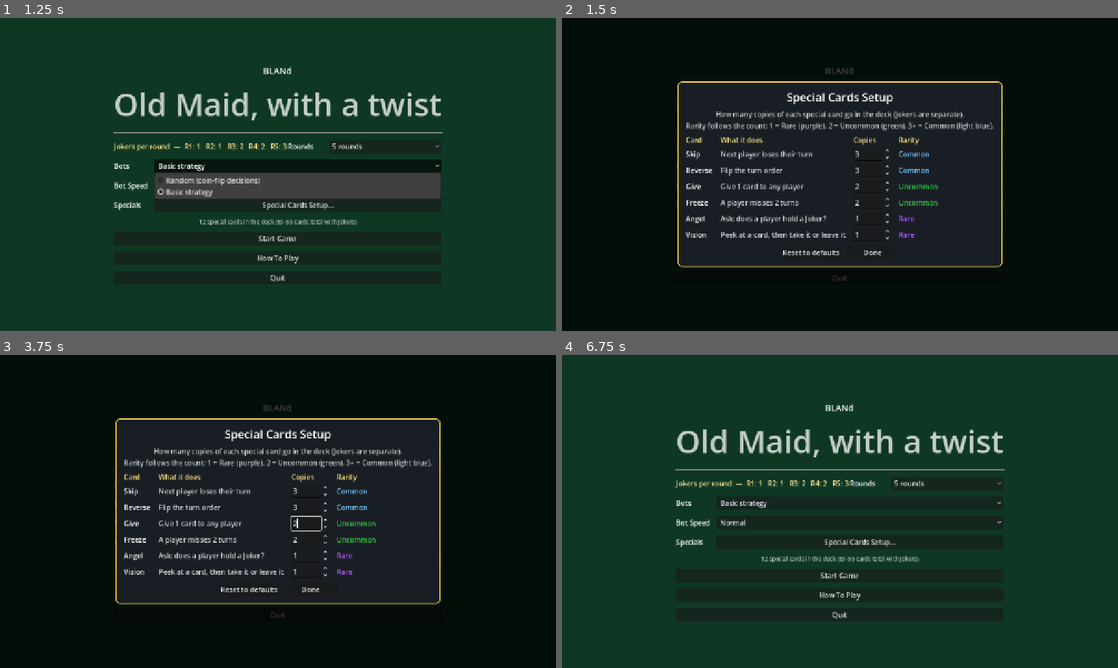
Above: before the commit, frames 1-4 (two rows, left to right).
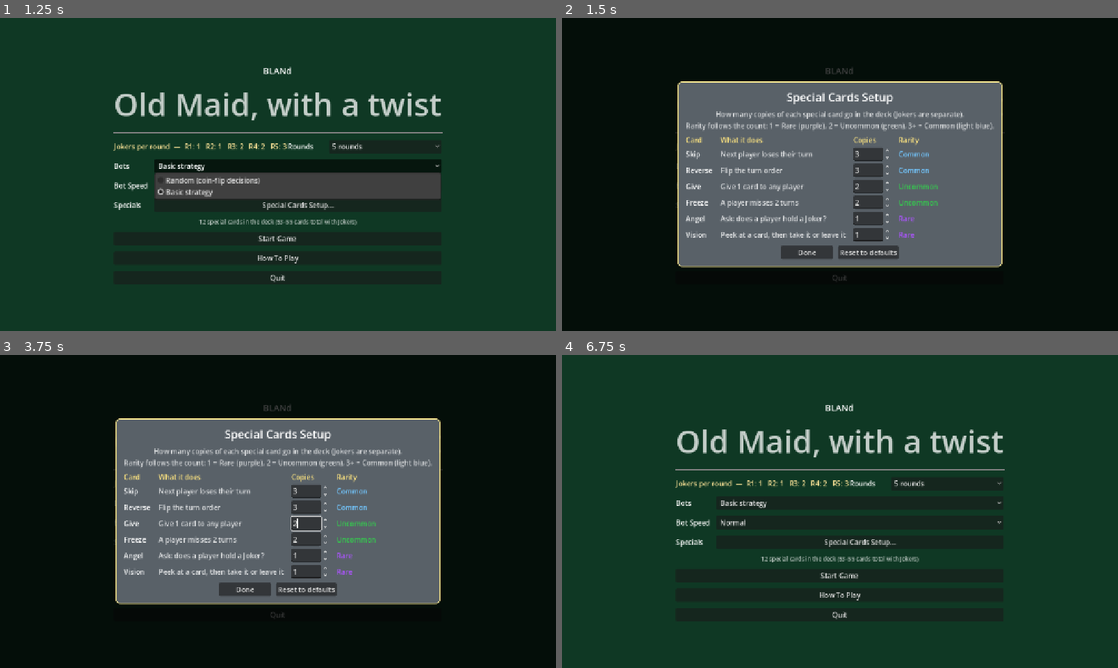
Above: after the commit, the same moments.

Repository: louibasmu/BLANd-
Game: Godot game, scene res://BaseGame/2. MainMenu/main_menu.tscn
The game is run twice, just before and just after one commit, with the same random seed, the same clock (stepped at 60 frames per second) and the same inputs.
Inputs:
- Up to frame 1 (1.25 s): click "Basic strategy" at 0.5 s
- Up to frame 2 (1.5 s): click "Special Cards Setup..." at 1.25 s
- Up to frame 3 (3.75 s): click "How To Play" at 2 s; click "Reset to defaults" at 2.75 s; click "Normal" at 3.5 s
- Up to frame 4 (6.75 s): click "Normal" at 4.25 s; click "Start Game" at 5 s; click "Start Game" at 5.75 s; click "Done" at 6.5 s

Frame 1 is identical in both runs. In frame 2, 34% of the frame differs, in the area x 20-80%, y 20-80%; in frame 3, 34%; in frame 4, nothing differs.

Commit message:
Halloween weekend node structure changes
Main_Menu.gd refactoring code and implementing the node structure for the UI

Diff:
--- a/game-dev-seminar/BaseGame/2. MainMenu/game_settings.gd
+++ b/game-dev-seminar/BaseGame/2. MainMenu/game_settings.gd
@@ -11,6 +11,7 @@
 
 # Number of rounds picked on the menu (clamped to MIN_ROUNDS..MAX_ROUNDS when a game is created).
 # --- Chosen on the main menu (static so they survive the scene change) ---
+static var pair_card_count: int = 40
 static var num_rounds: int = 5
 static var bot_style: int = BotStyle.BASIC
 # Delay table for the menu's bot-speed choice, in seconds, so the human can follow what the bots do.
--- a/game-dev-seminar/BaseGame/2. MainMenu/main_menu.gd
+++ b/game-dev-seminar/BaseGame/2. MainMenu/main_menu.gd
@@ -1,9 +1,8 @@
 extends Control
 ## Start menu: pick the number of rounds (3-7) and the bot style, then play.
 ##
-## The whole menu is built in code in _ready() (there are no child nodes in main_menu.tscn to
-## edit). The choices are saved into the static variables on GameSettings when "Start Game" is
-## pressed, because this scene is thrown away when the table scene loads.
+## The whole menu was built in code in _ready()
+##Asmus manually created them by node structure instead during week 7 and 8
 
 # Scene file to load when the player presses Start Game.
 const TABLE_SCENE := "res://BaseGame/5. CardTable/game_table.tscn"
@@ -15,141 +14,41 @@
 @onready var _speed_option: OptionButton = %SpeedOption
 @onready var _schedule_label: Label = %ScheduleLabel
 @onready var _specials_summary: Label = %SpecialsSummary
-@onready var _specials_btn: Button = %SpecialsButton
 @onready var _start_btn: Button = %StartButton
-@onready var _rules_btn: Button = %RulesButton
-@onready var _quit_btn: Button = %QuitButton
-var _rules_panel: Control
-var _specials_panel: Control
+@onready var _rules_panel: Control = %RulesPanel
+@onready var _rules_text: RichTextLabel = %RulesText
+@onready var _specials_panel: Control = %SpecialsPanel
+@onready var _specials_grid: GridContainer = %SpecialsGrid
 var _special_rows: Dictionary = {}   # special -> {spin, rarity}
 
 
-# Builds the main menu screen. Everything is created from code: a green background, a centred
-# column of controls (title, rounds, bot style, bot speed, specials button, Start / How to Play / Quit),
-# and two hidden pop-up panels (rules and special-card setup) that are shown on demand.
+# builds the main menu and assigns functionality to buttons and proper
+# round numbers along with special card customization
 func _ready() -> void:
-	# Make this Control fill the whole window.
-	set_anchors_preset(Control.PRESET_FULL_RECT)
-	##The commented lines below have been implemented in the menu system
-	#var bg := ColorRect.new()
-	#bg.color = Color(0.06, 0.22, 0.14)
-	#bg.set_anchors_preset(Control.PRESET_FULL_RECT)
-	#add_child(bg)
 
-	##The commented lines below have been implemented in the menu system
-	#var center := CenterContainer.new()
-	#center.set_anchors_preset(Control.PRESET_FULL_RECT)
-	#add_child(center)
-
-	##The commented lines below have been implemented in the menu system
-	#var box := VBoxContainer.new()
-	#box.add_theme_constant_override("separation", 14)
-	#box.custom_minimum_size = Vector2(460, 0)
-	#center.add_child(box)
-
-	##The commented lines below have been implemented in the menu system
-	#var title := Label.new()
-	#title.text = "BLANd"
-	#title.horizontal_alignment = HORIZONTAL_ALIGNMENT_CENTER
-	#title.add_theme_font_size_override("font_size", 72)
-	#box.add_child(title)
-
-	##The commented lines below have been implemented in the menu system
-	#var sub := Label.new()
-	#sub.text = "Old Maid, with a twist"
-	#sub.horizontal_alignment = HORIZONTAL_ALIGNMENT_CENTER
-	#sub.add_theme_font_size_override("font_size", 20)
-	#sub.modulate = Color(1, 1, 1, 0.75)#unsure about the .75 value
-	#box.add_child(sub)
-
-	#box.add_child(HSeparator.new())
-
-	##The commented lines below have been implemented in the menu system
-	# Dropdown of round counts. The item id is the number of rounds, and the dropdown starts on the
-	# value saved from last time (num_rounds - MIN_ROUNDS is that value's position in the list).
-	#_rounds_option = OptionButton.new()
+	#User can choose how many rounds to play number of jokers is based on the number of rounds
 	for r in range(GameSettings.MIN_ROUNDS, GameSettings.MAX_ROUNDS + 1):
 		_rounds_option.add_item("%d rounds" % r, r)
 	_rounds_option.select(GameSettings.num_rounds - GameSettings.MIN_ROUNDS)
 	_rounds_option.item_selected.connect(_on_rounds_changed)
-	#box.add_child(_labeled("Rounds", _rounds_option))#replaced by RoundsOption button
 
-	##The commented lines below have been implemented in the menu system
-	# Shows how many Jokers appear in each round for the chosen round count.
-	#_schedule_label = Label.new()
-	#_schedule_label.horizontal_alignment = HORIZONTAL_ALIGNMENT_CENTER
-	#_schedule_label.modulate = Color(1, 0.9, 0.6)
-	#box.add_child(_schedule_label)
-
-	##The commented lines below have been implemented in the menu system
-	# The id of each item matches GameSettings.BotStyle, so the chosen id can be saved straight back.
-	#_style_option = OptionButton.new()
-	#_style_option.add_item("Random (coin-flip decisions)", GameSettings.BotStyle.RANDOM)
-	#_style_option.add_item("Basic strategy", GameSettings.BotStyle.BASIC)
+	#Choosing the bot's strategy, random or strategized.
+	#uses for loop for the various bot speeds and ensures the option selected is proper
+	#before entering the game to eliminate risk of crash
+	#Utilized in _on_start()
+	##Could implement difficulty here...
 	_style_option.select(GameSettings.bot_style)
-	#box.add_child(_labeled("Bots", _style_option))
-
-	##The commented lines below have been implemented in the menu system
-	# Bot speed dropdown: one item per entry of BOT_SPEEDS, preselecting whichever matches the
-	# currently saved delay (compared with is_equal_approx because they are floats).
-	#_speed_option = OptionButton.new()
 	var names := GameSettings.BOT_SPEEDS.keys()
 	for i in names.size():
 		_speed_option.add_item(names[i], i)
+		_speed_option.set_item_metadata(i, GameSettings.BOT_SPEEDS[names[i]])
 		if is_equal_approx(GameSettings.BOT_SPEEDS[names[i]], GameSettings.bot_delay):
 			_speed_option.select(i)
-	#box.add_child(_labeled("Bot speed", _speed_option))
 
-	##The commented lines below have been implemented in the menu system
-	# "Special Cards Setup..." button that opens the setup pop-up, plus a one-line summary of the deck size below it.
-	#var specials_row := HBoxContainer.new()
-	#var sl := Label.new()
-	#sl.text = "Specials"
-	#sl.custom_minimum_size = Vector2(90, 0)
-	#specials_row.add_child(sl)
-	#var specials_btn := Button.new()
-	#specials_btn.text = "Special Cards Setup..."
-	#specials_btn.size_flags_horizontal = Control.SIZE_EXPAND_FILL
-	_specials_btn.pressed.connect(func() -> void: _specials_panel.visible = true)
-	#specials_row.add_child(specials_btn)
-	#box.add_child(specials_row)
-	#_specials_summary = Label.new()
-	#_specials_summary.horizontal_alignment = HORIZONTAL_ALIGNMENT_CENTER
-	#_specials_summary.modulate = Color(1, 1, 1, 0.7)
-	#_specials_summary.add_theme_font_size_override("font_size", 13)
-	#box.add_child(_specials_summary)
+	#setting the _rules_text variable to the official rules text string set in game_settings.gd ~line 138
+	_rules_text.text = GameSettings.RULES_TEXT
 
-	#box.add_child(HSeparator.new())
-
-	##The commented lines below have been implemented in the menu system
-	# Main buttons. The lambdas (func() -> void: ...) are tiny inline functions used as button callbacks.
-	#var start := Button.new()
-	#start.text = "Start Game"
-	#start.custom_minimum_size = Vector2(0, 48)
-	#start.add_theme_font_size_override("font_size", 22)
-	_start_btn.pressed.connect(_on_start)
-	#box.add_child(start)
-
-	##The commented lines below have been implemented in the menu system
-	#var rules := Button.new()
-	#rules.text = "How to Play"
-	_rules_btn.pressed.connect(func() -> void: _rules_panel.visible = true)
-	#box.add_child(rules)
-
-	##The commented lines below have been implemented in the menu system
-	#var quit := Button.new()
-	#quit.text = "Quit"
-	_quit_btn.pressed.connect(func() -> void: get_tree().quit())
-	#box.add_child(quit)
-
-	# Build the pop-up panels now but keep them hidden until a button shows them.
-	_rules_panel = _build_rules_panel()
-	add_child(_rules_panel)
-	_rules_panel.visible = false
-
-	_specials_panel = _build_specials_panel()
-	add_child(_specials_panel)
-	_specials_panel.visible = false
+	_fill_specials_grid()
 	_update_specials_ui()
 
 	# Fill in the Jokers-per-round text for the starting selection, and focus Start Game so Enter works immediately.
@@ -168,109 +67,47 @@
 func _on_start() -> void:
 	GameSettings.num_rounds = _rounds_option.get_item_id(_rounds_option.selected)
 	GameSettings.bot_style = _style_option.get_item_id(_style_option.selected)
-	GameSettings.bot_delay = GameSettings.BOT_SPEEDS[_speed_option.get_item_text(_speed_option.selected)]
+	GameSettings.bot_delay = _speed_option.get_selected_metadata()
 	get_tree().change_scene_to_file(TABLE_SCENE)
 
 
 # ---------------------------------------------------------------- special cards setup
 
-# Builds the "Special Cards Setup" pop-up: a dark overlay covering the screen with a panel
-# in the middle. The panel has a grid with one row per special card (name, description,
-# number of copies, rarity), plus Reset and Done buttons.
-func _build_specials_panel() -> Control:
-	# A semi-transparent black layer behind the panel dims the menu and acts as the pop-up's root node.
-	var layer := ColorRect.new()
-	layer.color = Color(0, 0, 0, 0.75)
-	layer.set_anchors_preset(Control.PRESET_FULL_RECT)
-	var center := CenterContainer.new()
-	center.set_anchors_preset(Control.PRESET_FULL_RECT)
-	layer.add_child(center)
-	var panel := PanelContainer.new()
-	panel.add_theme_stylebox_override("panel", _panel_box())
-	center.add_child(panel)
-	var v := VBoxContainer.new()
-	v.add_theme_constant_override("separation", 10)
-	panel.add_child(v)
-
-	var title := Label.new()
-	title.text = "Special Cards Setup"
-	title.horizontal_alignment = HORIZONTAL_ALIGNMENT_CENTER
-	title.add_theme_font_size_override("font_size", 26)
-	v.add_child(title)
-	var hint := Label.new()
-	hint.text = "How many copies of each special card go in the deck (Jokers are separate).\nRarity follows the count: 1 = Rare (purple), 2 = Uncommon (green), 3+ = Common (light blue)."
-	hint.horizontal_alignment = HORIZONTAL_ALIGNMENT_CENTER
-	hint.modulate = Color(1, 1, 1, 0.75)
-	v.add_child(hint)
-
-	# 4-column grid: first the header row, then one row per special type.
-	var grid := GridContainer.new()
-	grid.columns = 4
-	grid.add_theme_constant_override("h_separation", 18)
-	grid.add_theme_constant_override("v_separation", 6)
-	v.add_child(grid)
+#Builds the items within specials grid with done and reset button
+func _fill_specials_grid() -> void:
+	# Header row. The data rows are added below, one per special card type.
 	for h in ["Card", "What it does", "Copies", "Rarity"]:
 		var hl := Label.new()
 		hl.text = h
 		hl.add_theme_color_override("font_color", Color(1, 0.9, 0.5))
-		grid.add_child(hl)
-	# DEFAULT_SPECIAL_COUNTS is used here only as a convenient list of every special card type.
+		_specials_grid.add_child(hl)
 	for sp in GameSettings.DEFAULT_SPECIAL_COUNTS:
 		var name_l := Label.new()
 		name_l.text = BlandCard.SPECIAL_NAMES[sp]
-		grid.add_child(name_l)
+		_specials_grid.add_child(name_l)
 		var help := Label.new()
 		help.text = BlandCard.SPECIAL_HELP[sp]
 		help.modulate = Color(1, 1, 1, 0.8)
-		grid.add_child(help)
+		_specials_grid.add_child(help)
 		var spin := SpinBox.new()
 		spin.min_value = 0
 		spin.max_value = GameSettings.MAX_COPIES_PER_SPECIAL
 		spin.step = 1
 		spin.value = GameSettings.count_of(sp)
-		# When the number changes, store it straight into GameSettings and refresh the rarity text.
-		# `sp` is captured by the lambda, so each spin box edits its own special card.
 		spin.value_changed.connect(func(val: float) -> void:
 			GameSettings.special_counts[sp] = int(val)
 			_update_specials_ui())
-		grid.add_child(spin)
+		_specials_grid.add_child(spin)
 		var rarity := Label.new()
 		rarity.custom_minimum_size = Vector2(110, 0)
-		grid.add_child(rarity)
+		_specials_grid.add_child(rarity)
 		_special_rows[sp] = {"spin": spin, "rarity": rarity}
 
-	# Bottom buttons. Reset restores the default counts (set_value_no_signal updates the boxes without
-	# re-triggering the change callback), and Done just hides the pop-up.
-	var buttons := HBoxContainer.new()
-	buttons.alignment = BoxContainer.ALIGNMENT_CENTER
-	buttons.add_theme_constant_override("separation", 12)
-	v.add_child(buttons)
-	var reset := Button.new()
-	reset.text = "Reset to defaults"
-	reset.pressed.connect(func() -> void:
-		GameSettings.special_counts = GameSettings.DEFAULT_SPECIAL_COUNTS.duplicate()
-		for sp in _special_rows:
-			_special_rows[sp]["spin"].set_value_no_signal(GameSettings.count_of(sp))
-		_update_specials_ui())
-	buttons.add_child(reset)
-	var done := Button.new()
-	done.text = "Done"
-	done.custom_minimum_size = Vector2(120, 0)
-	done.pressed.connect(func() -> void: layer.visible = false)
-	buttons.add_child(done)
-	return layer
-
-
-# The shared look for both pop-ups: dark background, gold border, rounded corners and padding.
-func _panel_box() -> StyleBoxFlat:
-	var sb := StyleBoxFlat.new()
-	sb.bg_color = Color(0.1, 0.12, 0.14)
-	sb.border_color = Color(1, 0.85, 0.3)
-	sb.set_border_width_all(2)
-	sb.set_corner_radius_all(8)
-	sb.set_content_margin_all(18)
-	return sb
-
+func _on_specials_reset() -> void:
+	GameSettings.special_counts = GameSettings.DEFAULT_SPECIAL_COUNTS.duplicate()
+	for sp in _special_rows:
+		_special_rows[sp]["spin"].set_value_no_signal(GameSettings.count_of(sp))
+	_update_specials_ui()
 
 # Refreshes the setup screen: each row's rarity name and colour, plus the summary line.
 # The deck is 40 pair cards + the special cards + 1 to 3 Jokers, so we show the smallest and largest possible total
@@ -281,32 +118,25 @@
 		r.text = GameSettings.rarity_name(sp)
 		r.add_theme_color_override("font_color", GameSettings.rarity_color(sp))
 	var total := GameSettings.total_specials()
-	var deck_min := 40 + total + 1
+	var pair_card_count = GameSettings.pair_card_count
+	#stopped at pairCardCount @8:30 11/1
+	var deck_min := GameSettings.pair_card_count + total + 1
 	_specials_summary.text = "%d special cards in the deck (%d–%d cards total with Jokers)" % [total, deck_min, deck_min + 2]
 
+#when how to play button pressed it shows the rules
+func _on_rules_pressed() -> void:
+	_rules_panel.visible = true
 
-# Builds the "How to Play" pop-up: it shows GameSettings.RULES_TEXT in a scrolling rich-text box
-# (bbcode_enabled lets the [b]bold[/b] and [color] tags in that text work) with a Close button.
-func _build_rules_panel() -> Control:
-	var layer := ColorRect.new()
-	layer.color = Color(0, 0, 0, 0.7)
-	layer.set_anchors_preset(Control.PRESET_FULL_RECT)
-	var center := CenterContainer.new()
-	center.set_anchors_preset(Control.PRESET_FULL_RECT)
-	layer.add_child(center)
-	var panel := PanelContainer.new()
-	panel.add_theme_stylebox_override("panel", _panel_box())
-	panel.custom_minimum_size = Vector2(760, 520)
-	center.add_child(panel)
-	var v := VBoxContainer.new()
-	panel.add_child(v)
-	var text := RichTextLabel.new()
-	text.bbcode_enabled = true
-	text.text = GameSettings.RULES_TEXT
-	text.size_flags_vertical = Control.SIZE_EXPAND_FILL
-	v.add_child(text)
-	var close := Button.new()
-	close.text = "Close"
-	close.pressed.connect(func() -> void: layer.visible = false)
-	v.add_child(close)
-	return layer
+#connecting the function of the specials panel to visible since it starts as invisible
+func _on_specials_pressed() -> void:
+	_specials_panel.visible = true
+
+#Quits the tree(the game) when quit button is pressed
+func _on_quit_button_pressed() -> void:
+	get_tree().quit()
+
+func _on_close_button_pressed() -> void:
+	_rules_panel.visible = false
+
+func _on_done_button_pressed() -> void:
+	_specials_panel.visible = false
--- a/game-dev-seminar/BaseGame/2. MainMenu/main_menu.tscn
+++ b/game-dev-seminar/BaseGame/2. MainMenu/main_menu.tscn
@@ -1,6 +1,22 @@
 [gd_scene format=3 uid="uid://cn6hgnd16x23b"]
 
 [ext_resource type="Script" uid="uid://sjbx8bg7qwgl" path="res://BaseGame/2. MainMenu/main_menu.gd" id="1_jiobw"]
+
+[sub_resource type="StyleBoxFlat" id="StyleBoxFlat_lxlrp"]
+content_margin_left = 18.0
+content_margin_top = 18.0
+content_margin_right = 18.0
+content_margin_bottom = 18.0
+bg_color = Color(0.3491902, 0.38109186, 0.4100209, 1)
+border_width_left = 2
+border_width_top = 2
+border_width_right = 2
+border_width_bottom = 2
+border_color = Color(1, 0.9309246, 0.58383155, 1)
+corner_radius_top_left = 8
+corner_radius_top_right = 8
+corner_radius_bottom_right = 8
+corner_radius_bottom_left = 8
 
 [node name="MainMenu" type="Control" unique_id=909583755]
 layout_mode = 3
@@ -138,3 +154,112 @@
 layout_mode = 2
 text = "Quit
 "
+
+[node name="RulesPanel" type="ColorRect" parent="." unique_id=342671681]
+unique_name_in_owner = true
+visible = false
+layout_mode = 1
+anchors_preset = 15
+anchor_right = 1.0
+anchor_bottom = 1.0
+grow_horizontal = 2
+grow_vertical = 2
+color = Color(0, 0, 0, 0.7019608)
+
+[node name="RulesCenter" type="CenterContainer" parent="RulesPanel" unique_id=290559758]
+layout_mode = 1
+anchors_preset = 15
+anchor_right = 1.0
+anchor_bottom = 1.0
+grow_horizontal = 2
+grow_vertical = 2
+
+[node name="RulesBody" type="PanelContainer" parent="RulesPanel/RulesCenter" unique_id=541371510]
+custom_minimum_size = Vector2(760, 520)
+layout_mode = 2
+theme_override_styles/panel = SubResource("StyleBoxFlat_lxlrp")
+
+[node name="RulesColumn" type="VBoxContainer" parent="RulesPanel/RulesCenter/RulesBody" unique_id=1958222952]
+layout_mode = 2
+
+[node name="RulesText" type="RichTextLabel" parent="RulesPanel/RulesCenter/RulesBody/RulesColumn" unique_id=1950425426]
+unique_name_in_owner = true
+layout_mode = 2
+size_flags_vertical = 3
+bbcode_enabled = true
+
+[node name="CloseButton" type="Button" parent="RulesPanel/RulesCenter/RulesBody/RulesColumn" unique_id=1662010715]
+unique_name_in_owner = true
+layout_mode = 2
+text = "Close"
+
+[node name="SpecialsPanel" type="ColorRect" parent="." unique_id=1943384652]
+unique_name_in_owner = true
+visible = false
+layout_mode = 1
+anchors_preset = 15
+anchor_right = 1.0
+anchor_bottom = 1.0
+grow_horizontal = 2
+grow_vertical = 2
+color = Color(0, 0, 0, 0.7490196)
+
+[node name="SpecialsCenter" type="CenterContainer" parent="SpecialsPanel" unique_id=897176388]
+layout_mode = 1
+anchors_preset = 15
+anchor_right = 1.0
+anchor_bottom = 1.0
+grow_horizontal = 2
+grow_vertical = 2
+
+[node name="PanelContainer" type="PanelContainer" parent="SpecialsPanel/SpecialsCenter" unique_id=801376155]
+layout_mode = 2
+theme_override_styles/panel = SubResource("StyleBoxFlat_lxlrp")
+
+[node name="VBoxContainer" type="VBoxContainer" parent="SpecialsPanel/SpecialsCenter/PanelContainer" unique_id=1947636564]
+layout_mode = 2
+theme_override_constants/separation = 10
+
+[node name="title" type="Label" parent="SpecialsPanel/SpecialsCenter/PanelContainer/VBoxContainer" unique_id=894754568]
+layout_mode = 2
+theme_override_font_sizes/font_size = 26
+text = "Special Cards Setup"
+horizontal_alignment = 1
+
+[node name="hint" type="Label" parent="SpecialsPanel/SpecialsCenter/PanelContainer/VBoxContainer" unique_id=1308695315]
+modulate = Color(1, 1, 1, 0.75000006)
+layout_mode = 2
+text = "How many copies of each special card go in the deck (Jokers are separate).
+Rarity follows the count: 1 = Rare (purple), 2 = Uncommon (green), 3+ = Common (light blue)."
+horizontal_alignment = 1
+
+[node name="SpecialsGrid" type="GridContainer" parent="SpecialsPanel/SpecialsCenter/PanelContainer/VBoxContainer" unique_id=1615091364]
+unique_name_in_owner = true
+layout_mode = 2
+theme_override_constants/h_separation = 18
+theme_override_constants/v_separation = 6
+columns = 4
+
+[node name="PopupButtons" type="HBoxContainer" parent="SpecialsPanel/SpecialsCenter/PanelContainer/VBoxContainer" unique_id=929523693]
+layout_mode = 2
+theme_override_constants/separation = 12
+alignment = 1
+
+[node name="DoneButton" type="Button" parent="SpecialsPanel/SpecialsCenter/PanelContainer/VBoxContainer/PopupButtons" unique_id=859327166]
+unique_name_in_owner = true
+custom_minimum_size = Vector2(120, 0)
+layout_mode = 2
+text = "Done"
+
+[node name="ResetButton" type="Button" parent="SpecialsPanel/SpecialsCenter/PanelContainer/VBoxContainer/PopupButtons" unique_id=1406148155]
+unique_name_in_owner = true
+layout_mode = 2
+text = "Reset to defaults"
+
+[connection signal="pressed" from="Center/box/SpecialsRow/SpecialsButton" to="." method="_on_specials_pressed"]
+[connection signal="pressed" from="Center/box/StartButton" to="." method="_on_start"]
+[connection signal="pressed" from="Center/box/RulesButton" to="." method="_on_rules_pressed"]
+[connection signal="pressed" from="Center/box/QuitButton" to="." method="_on_quit_button_pressed"]
+[connection signal="pressed" from="RulesPanel/RulesCenter/RulesBody/RulesColumn/CloseButton" to="." method="_on_close_button_pressed"]
+[connection signal="pressed" from="SpecialsPanel/SpecialsCenter/PanelContainer/VBoxContainer/PopupButtons/DoneButton" to="." method="_on_done_button_pressed"]
+[connection signal="pressed" from="SpecialsPanel/SpecialsCenter/PanelContainer/VBoxContainer/PopupButtons/ResetButton" to="." method="_on_specials_reset"]
